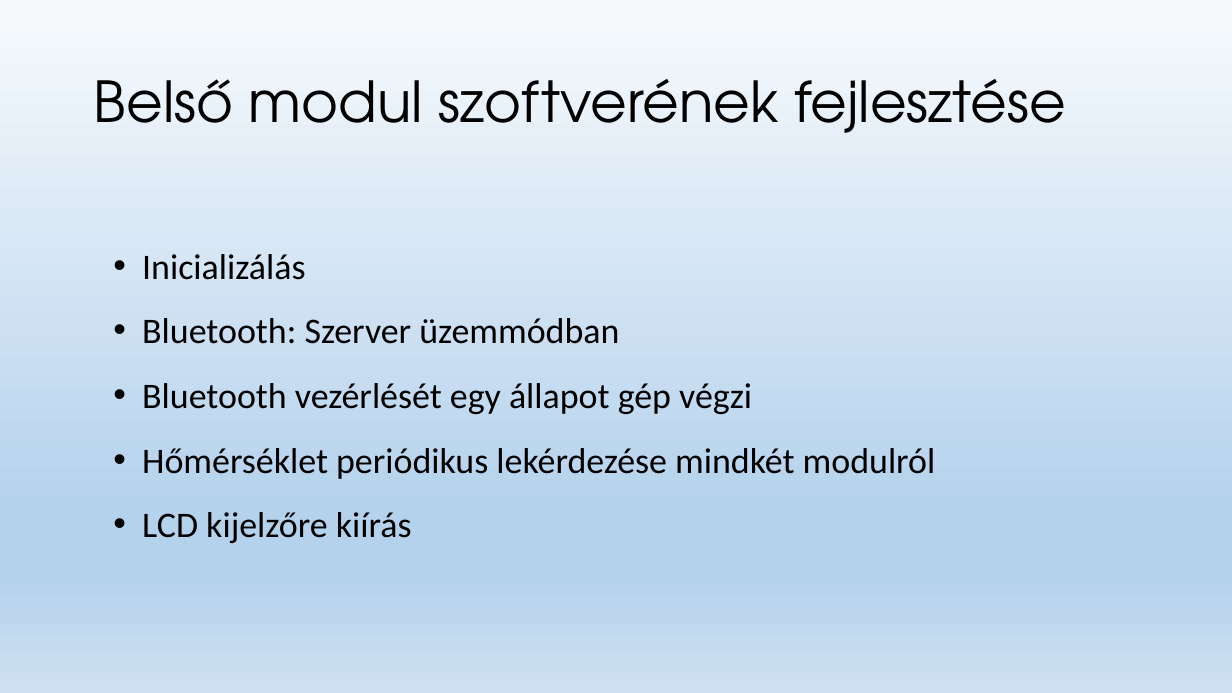
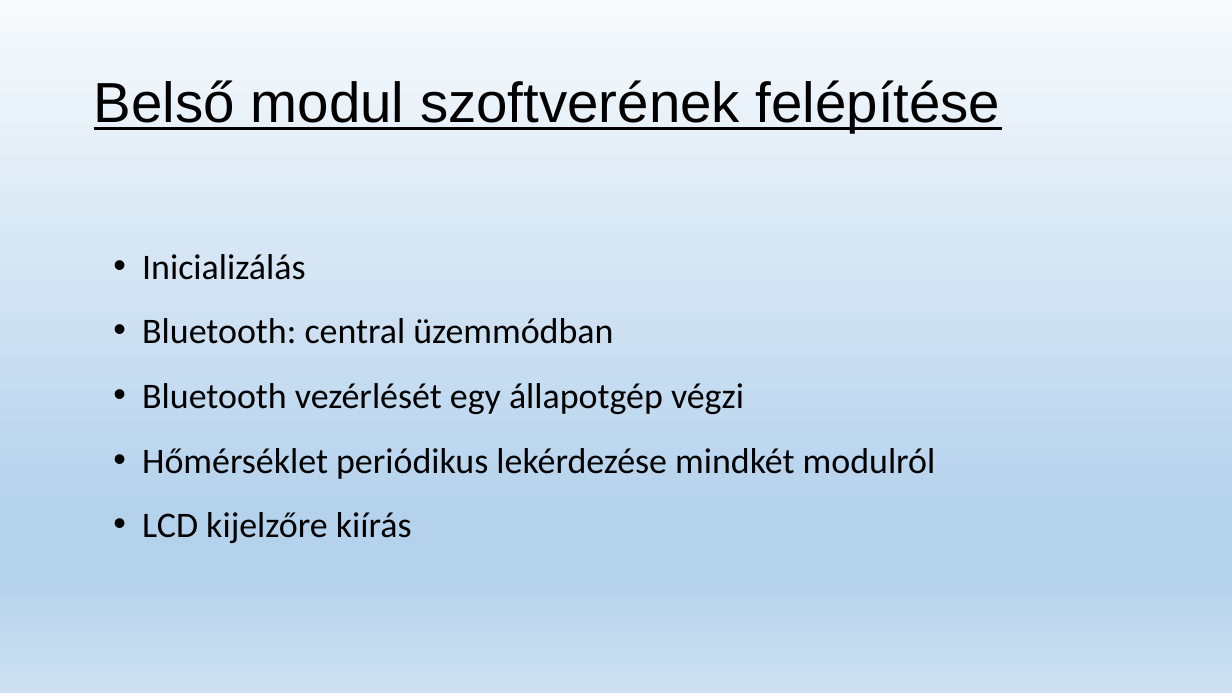
Before and after one commit to foltanyi/modularis_homero, a slide deck: slide 9 of Moduláris digitalis hőmérő fejlesztése.pptx (slide 6 before the commit). Drawn at 1232x693 pixels with LibreOffice and Linux fonts; fonts in the diff are those of the drawing. Boxes give left, top, right and bottom in pixels: in the first picture for what was removed or moved away, otherwise in the second. Text is boxed around its words. In the diff, an @@ line names an element or a change of style, - is before the commit and + after.

```diff
--- a/Moduláris digitalis hőmérő fejlesztése.pptx
+++ b/Moduláris digitalis hőmérő fejlesztése.pptx
@@ title at (x1=94, y1=80, x2=1001, y2=132): text changed; font TeX Gyre Adventor to Arial @@
-Belső modul szoftverének fejlesztése
+Belső modul szoftverének felépítése
@@ text at (x1=142, y1=318, x2=744, y2=414): text changed @@
-• Bluetooth: Szerver üzemmódban
-• Bluetooth vezérlését egy állapot gép végzi
+• Bluetooth: central üzemmódban
+• Bluetooth vezérlését egy állapotgép végzi
```
Also in this commit, not shown: 6 other slides changed, 5 slides added, 1 slide removed.
